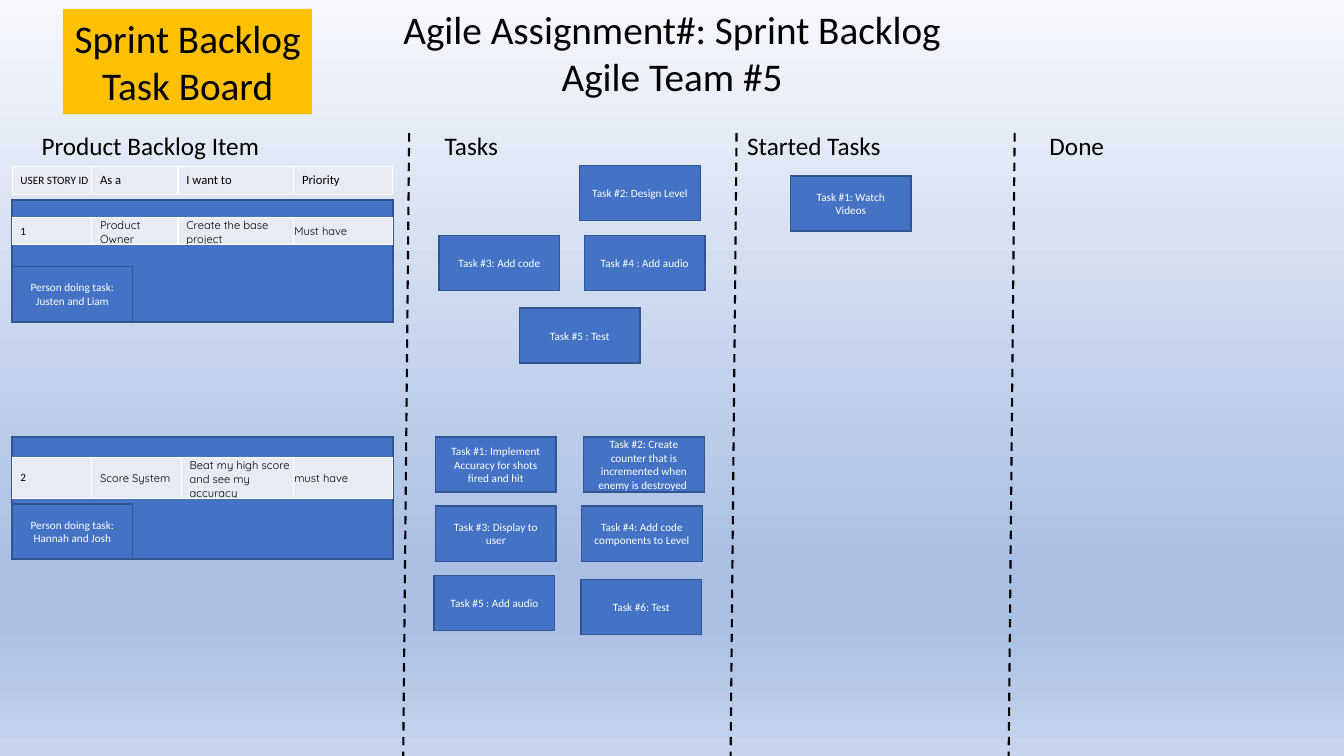
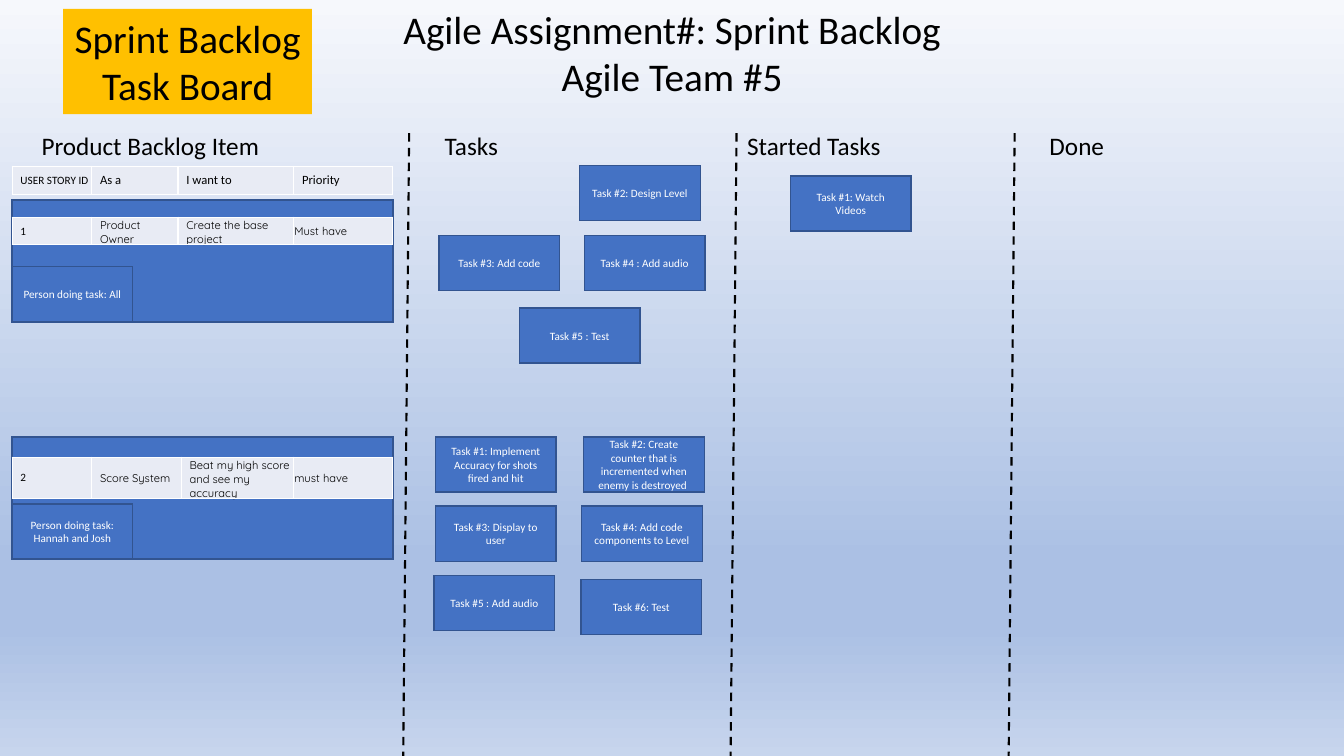
Before and after one commit to CS1CAgile5/Agile-3_Project, a slide deck: slide 1 of sprint_task_board.pptx. Drawn at 1344x756 pixels with LibreOffice and Linux fonts; fonts in the diff are those of the drawing. Boxes give left, top, right and bottom in pixels: in the first picture for what was removed or moved away, otherwise in the second. Text is boxed around its words. In the diff, an @@ line names an element or a change of style, - is before the commit and + after.

Commit message:
Updated Task Board 10/08

```diff
--- a/sprint_task_board.pptx
+++ b/sprint_task_board.pptx
@@ text in rectangle at [24, 290, 121, 300]: text changed @@
-Person doing task: Justen and Liam
+Person doing task: All
```
Also in this commit, not shown: 1 other slide changed.
